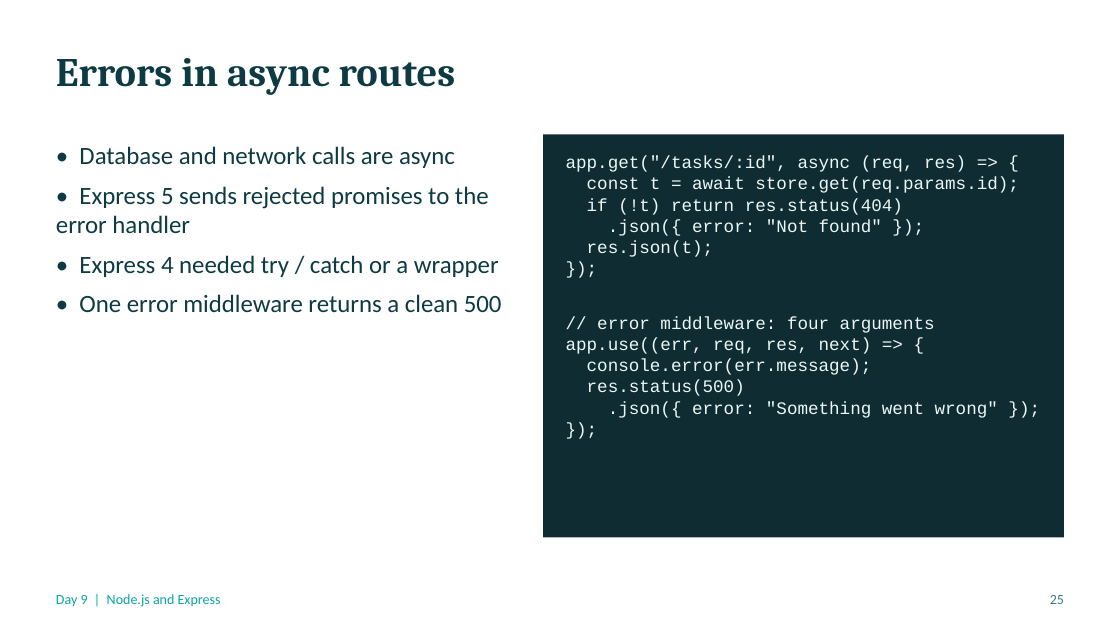
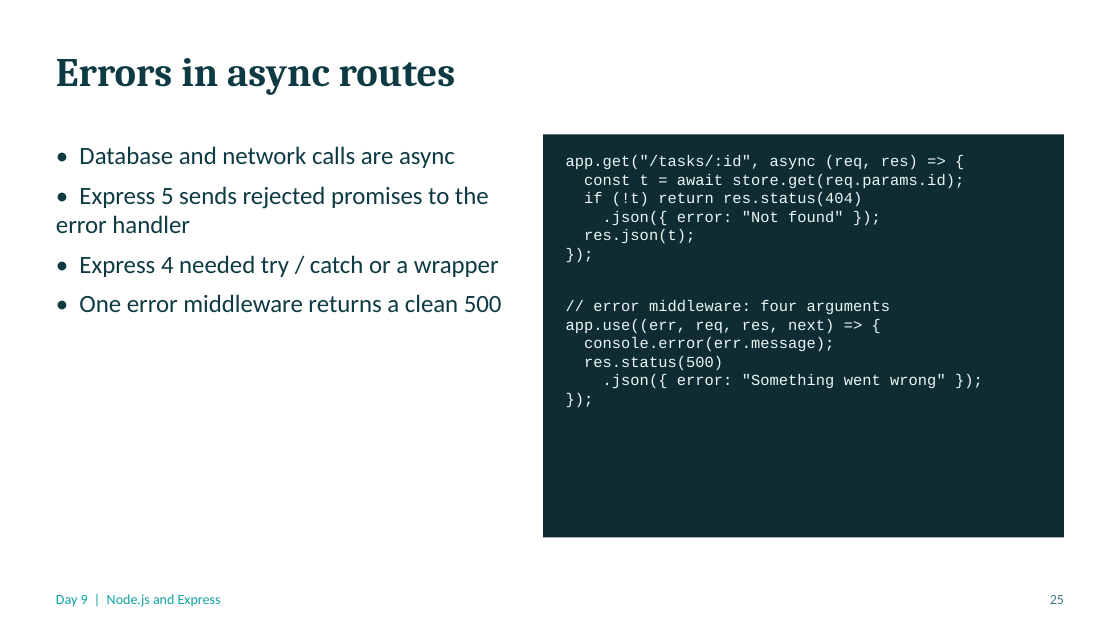
Before and after one commit to AhmadMahi/Forward-Deployed-Engineer-Program---Prodapt-and-SoftBank-Japan, a slide deck: slide 25 of Day09-Nodejs-and-Express/Day09_Deck_Nodejs_and_Express.pptx. Drawn at 1120x630 pixels with LibreOffice and Linux fonts; fonts in the diff are those of the drawing. Boxes give left, top, right and bottom in pixels: in the first picture for what was removed or moved away, otherwise in the second. Text is boxed around its words. In the diff, an @@ line names an element or a change of style, - is before the commit and + after.

```diff
--- a/Day09-Nodejs-and-Express/Day09_Deck_Nodejs_and_Express.pptx
+++ b/Day09-Nodejs-and-Express/Day09_Deck_Nodejs_and_Express.pptx
@@ text "app.get("/tasks/:id", async (req, res) => ..." at [566,155,964,389]: size 11.3 to 10 pt @@
```
Also in this commit, not shown: 7 other slides changed, 5 other files.
